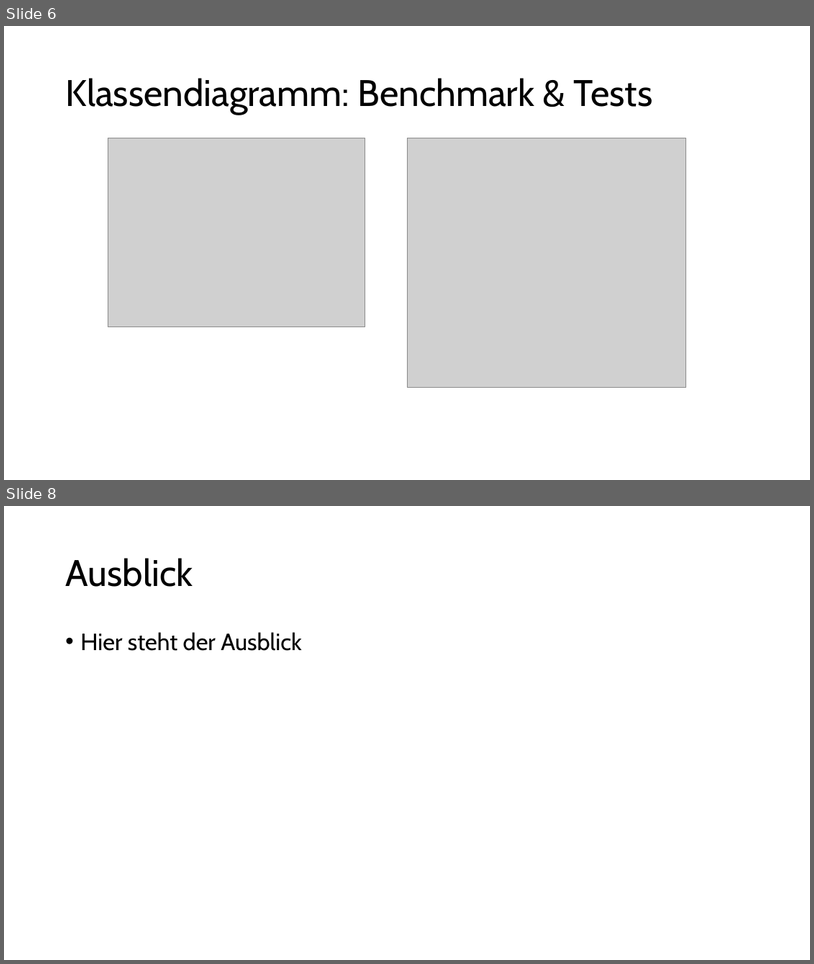
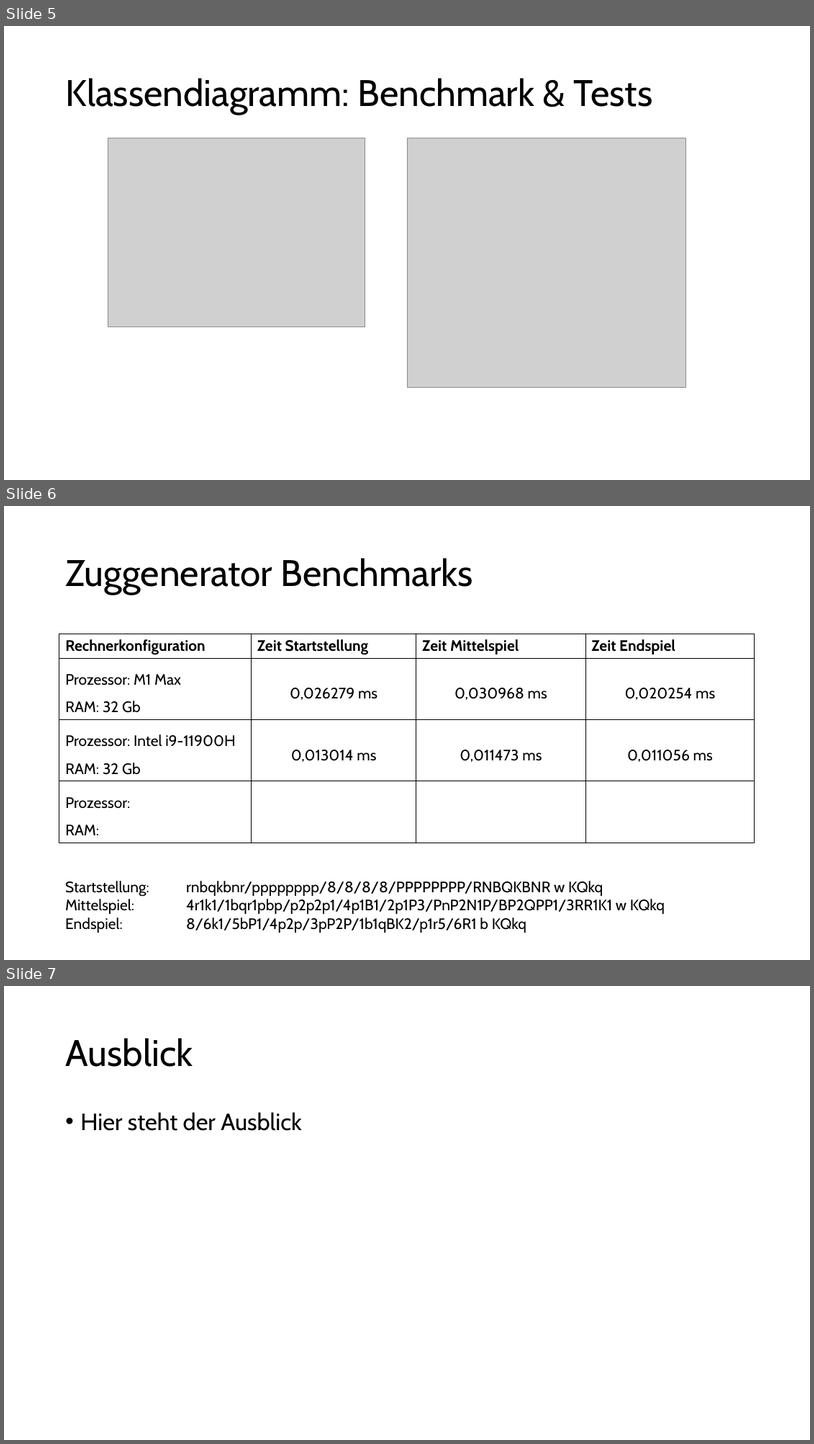
Before and after one commit to patrickzda/chess_engine, a slide deck: PJ_KI_MST1.pptx. Shown one above the other, each under a label of ours: slides 6 and 8 before the commit, slides 5, 6 and 7 after it; the slides between them are not shown. The pictures are 814x964 and 814x1444 pixels, drawn with LibreOffice and Linux fonts; fonts in the diff are those of the drawing; grey boxes stand for pictures. Boxes give left, top, right and bottom in pixels: in the first picture for what was removed or moved away, otherwise in the second. Text is boxed around its words. In the diff, an @@ line names an element or a change of style, - is before the commit and + after.

```diff
--- a/PJ_KI_MST1.pptx
+++ b/PJ_KI_MST1.pptx
@@ slide 6 added at [4,506,810,960], background #FFFFFF @@
@@ title added at [65,558,473,594], 44 pt, text #000000 @@
+Zuggenerator Benchmarks
@@ table added at [59,633,756,838], 4 rows, 4 columns @@
+Rechnerkonfiguration | Zeit Startstellung | Zeit Mittelspiel | Zeit Endspiel
+Prozessor: M1 Max / RAM: 32 Gb | 0,026279 ms | 0,030968 ms | 0,020254 ms
+Prozessor: Intel i9-11900H / RAM: 32 Gb | 0,013014 ms | 0,011473 ms | 0,011056 ms
+Prozessor: / RAM: |  |  | 
@@ text added at [65,880,665,932], 18 pt, text #000000 @@
+Startstellung: rnbqkbnr/pppppppp/8/8/8/8/PPPPPPPP/RNBQKBNR w KQkq
+Mittelspiel: 4r1k1/1bqr1pbp/p2p2p1/4p1B1/2p1P3/PnP2N1P/BP2QPP1/3RR1K1 w KQkq
+Endspiel: 8/6k1/5bP1/4p2p/3pP2P/1b1qBK2/p1r5/6R1 b KQkq
@@ what was slide 6 is now slide 5 @@
@@ what was slide 8 is now slide 7 @@
```
Also in this commit, not shown: 2 slides removed, 4 other files.
